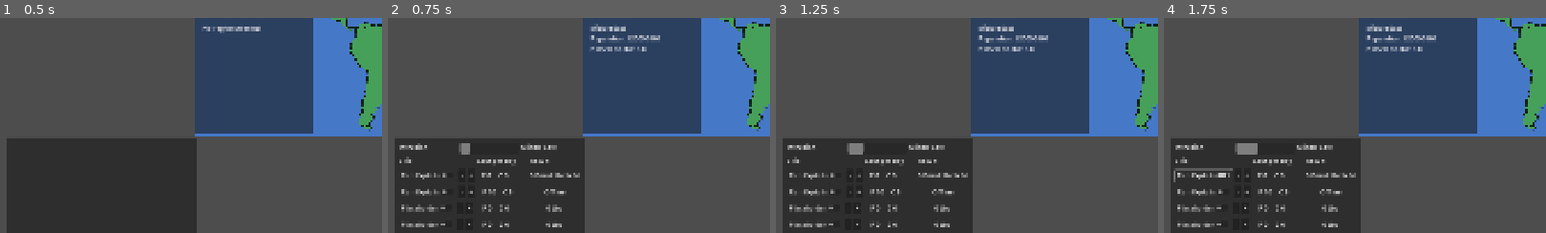
Above: before the commit, frames 1-4 (left to right).
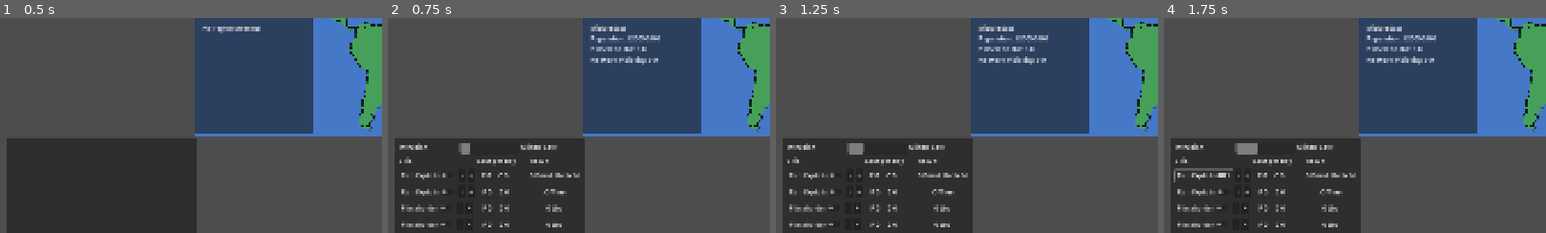
Above: after the commit, the same moments.

Repository: ChrisKnowles1987/Clippy
Game: Godot game, scene res://scenes/main.tscn
Same seed, same stepped clock (60 frames per second), same inputs: the game is played once before the commit and once after it.
Inputs (mouse positions are % of the whole screen's width and height, from its top left):
- Up to frame 1 (0.5 s): no input
- Up to frame 2 (0.75 s): tap Enter at 0.5 s; move the mouse to (72, 45) at 0.52 s; click (72, 45) at 0.67 s
- Up to frame 3 (1.25 s): no input
- Up to frame 4 (1.75 s): click "Run Exploits" at 1.25 s
The pictures show only the part of the screen within x 0-50%, y 49-99%; the shares and areas given below are measured in that part.

Frame 1 is identical in both runs. In frame 2, 0.5% of the frame differs, in the area x 26-71%, y 17-83%; in frame 3, 0.5%; in frame 4, 0.5%.

Commit message:
implement scan_networks

Diff:
--- a/scenes/main.tscn
+++ b/scenes/main.tscn
@@ -403,7 +403,7 @@
 layout_mode = 2
 size_flags_horizontal = 3
 
-[node name="Label2" type="Label" parent="CanvasLayer/BottomSkillPannel/Control/MarginContainer/IntrusionSkillPannelContainer/SkillTableContainer/ScanNetworksRow/ScanNetworksOutputContainer"]
+[node name="ScanNetworksOutputContainerlabel" type="Label" parent="CanvasLayer/BottomSkillPannel/Control/MarginContainer/IntrusionSkillPannelContainer/SkillTableContainer/ScanNetworksRow/ScanNetworksOutputContainer"]
 layout_mode = 2
 size_flags_horizontal = 9
 text = "Offline"
--- a/scripts/intrusion_skill_pannel_container.gd
+++ b/scripts/intrusion_skill_pannel_container.gd
@@ -11,6 +11,13 @@
 @onready var run_exploit_compute_cost_label = $SkillTableContainer/RunExploitRow/RunExploitCostContainer/ComputeCostLabel
 @onready var run_exploit_pwn_output_value = $SkillTableContainer/RunExploitRow/RunExploitOutputContainer/RunExploitPwnOutputValue
 
+@onready var scan_networks_check_button = $SkillTableContainer/ScanNetworksRow/ScanNetworksContainer/CheckButton
+@onready var scan_networks_plus_button = $SkillTableContainer/ScanNetworksRow/ScanNetworksContainer/Button2
+@onready var scan_networks_minus_button = $SkillTableContainer/ScanNetworksRow/ScanNetworksContainer/Button
+
+@onready var scan_networks_power_cost_label = $SkillTableContainer/ScanNetworksRow/ScanNetworksCostContainer/PowerCostLabel
+@onready var scan_networks_compute_cost_label = $SkillTableContainer/ScanNetworksRow/ScanNetworksCostContainer/ComputeCostLabel
+@onready var scan_networks_output_value = $SkillTableContainer/ScanNetworksRow/ScanNetworksOutputContainer/ScanNetworksOutputContainerlabel
 
 @onready var global_resource_manager = get_node("/root/Node2D/GlobalResourceManager")
 
@@ -21,6 +28,10 @@
 	run_exploit_plus_button.pressed.connect(_on_run_exploit_plus_pressed)
 	run_exploit_minus_button.pressed.connect(_on_run_exploit_minus_pressed)
 	run_exploit_check_button.toggled.connect(_on_run_exploit_toggled)
+
+	scan_networks_plus_button.pressed.connect(_on_scan_networks_plus_pressed)
+	scan_networks_minus_button.pressed.connect(_on_scan_networks_minus_pressed)
+	scan_networks_check_button.toggled.connect(_on_scan_networks_toggled)
 
 func show_empty() -> void:
 	selected_region_data = null
@@ -38,28 +49,47 @@
 	if selected_region_data == null:
 		return
 
+	refresh_region_label()
+	refresh_run_exploit_ui()
+	refresh_scan_networks_ui()
+
+
+func refresh_region_label() -> void:
+	run_exploit_region_label.text = str(selected_region_data.display_name)
+
+
+func refresh_run_exploit_ui() -> void:
 	var run_exploit = selected_region_data.intrusion_allocations["run_exploit"]
+
 	run_exploit_check_button.button_pressed = run_exploit["enabled"]
-
-	var region_label = selected_region_data.display_name
 
 	var power = run_exploit["power_per_day"]
 	var compute = run_exploit["compute_per_day"]
-	var pwned_noobs_per_day = compute #because compute is the limit on this recipie (2P +1C =1P)
+	var pwned_noobs_per_day = compute
+
+	run_exploit_power_cost_label.text = str(power)
+	run_exploit_compute_cost_label.text = str(compute)
+	run_exploit_pwn_output_value.text = str(pwned_noobs_per_day)
 
 
-	run_exploit_region_label.text = str(region_label)
-	run_exploit_power_cost_label.text = str(power)
-	run_exploit_compute_cost_label.text = str(compute)
-	run_exploit_pwn_output_value.text =str(pwned_noobs_per_day)
+func refresh_scan_networks_ui() -> void:
+	var scan_networks = selected_region_data.intrusion_allocations["scan_networks"]
 
-	run_exploit_pwn_output_value.text = str(pwned_noobs_per_day)
+	scan_networks_check_button.button_pressed = scan_networks["enabled"]
 
-	print("Intrusion panel showing: ", selected_region_data.display_name)
-	print(selected_region_data.intrusion_allocations)
+	var compute = scan_networks["compute_per_day"]
+	var power = scan_networks["power_per_day"]
 
+	scan_networks_compute_cost_label.text = str(compute)
+	scan_networks_power_cost_label.text = str(power)
+	if scan_networks["enabled"]:
+		scan_networks_output_value.text = get_network_visibility_title(
+		selected_region_data.network_visibility
+		)
+	else:
+		scan_networks_output_value.text = "Offline"
 
-# scripts/intrusion_skill_pannel_container.gd
+# run exploit
 func _on_run_exploit_toggled(enabled: bool) -> void:
 	if selected_region_data == null:
 		return
@@ -101,3 +131,66 @@
 	skill["compute_per_day"] = max(0, skill["compute_per_day"]-1)
 
 	refresh_ui()
+
+
+#Scan networks
+func _on_scan_networks_toggled(enabled: bool) -> void:
+	if selected_region_data == null:
+		return
+
+	var skill = selected_region_data.intrusion_allocations["scan_networks"]
+
+	if enabled == true:
+		var can_run = global_resource_manager.can_afford(
+			skill["power_per_day"],
+			skill["compute_per_day"]
+		)
+
+		if can_run == false:
+			skill["enabled"] = false
+			refresh_ui()
+			return
+
+	skill["enabled"] = enabled
+	refresh_ui()
+
+func _on_scan_networks_plus_pressed():
+	if selected_region_data == null:
+		return
+
+	var skill = selected_region_data.intrusion_allocations["scan_networks"]
+
+	skill["compute_per_day"] += 1
+	skill["power_per_day"] += 1
+
+	refresh_ui()
+
+
+# scripts/intrusion_skill_pannel_container.gd
+func _on_scan_networks_minus_pressed():
+	if selected_region_data == null:
+		return
+
+	var skill = selected_region_data.intrusion_allocations["scan_networks"]
+
+	skill["compute_per_day"] = max(0, skill["compute_per_day"] - 1)
+	skill["power_per_day"] = max(0, skill["power_per_day"] - 1)
+
+	refresh_ui()
+
+
+func get_network_visibility_title(network_visibility: float) -> String:
+	if network_visibility <= 0:
+		return "Offline"
+	elif network_visibility <= 2:
+		return "Packet sniffer"
+	elif network_visibility <= 5:
+		return "Port whisperer"
+	elif network_visibility <= 9:
+		return "Subnet gremlin"
+	elif network_visibility <= 14:
+		return "Exploit cartographer"
+	elif network_visibility <= 20:
+		return "Root radar"
+	else:
+		return "Ghost in the stack"
--- a/scripts/main.gd
+++ b/scripts/main.gd
@@ -24,7 +24,6 @@
 func _process(_delta: float) -> void:
 	var day_progress = game_clock.get_day_progress_percent()
 	intrusion_panel.update_day_progress(day_progress)
-	intrusion_panel.refresh_ui()
 
 func _on_day_passed(current_date: Dictionary) -> void:
 	update_date_ui(current_date)
@@ -60,6 +59,7 @@
 func process_intrusion_skills() -> void:
 	for region_data in region_manager.region_runtime_data.values():
 		process_run_exploit(region_data)
+		process_scan_networks(region_data)
 
 	if region_manager.selected_region_data != null:
 		region_panel.show_region(region_manager.selected_region_data)
@@ -81,3 +81,20 @@
 		return
 
 	region_data.pwned_noobs += compute_cost
+
+func process_scan_networks(region_data: RegionData) -> void:
+	var scan_networks = region_data.intrusion_allocations["scan_networks"]
+
+	if scan_networks["enabled"] == false:
+		return
+
+	var power_cost: float = scan_networks["power_per_day"]
+	var compute_cost: float = scan_networks["compute_per_day"]
+
+
+	var paid = global_resource_manager.spend(power_cost, compute_cost)
+	region_data.network_visibility += compute_cost
+
+	if paid == false:
+		scan_networks["enabled"] = false
+		return
--- a/scripts/region_data.gd
+++ b/scripts/region_data.gd
@@ -6,6 +6,7 @@
 @export var population: int = 0
 
 @export var pwned_noobs: float = 0.0
+@export var network_visibility: float = 0.0
 
 @export var intrusion_allocations: Dictionary = {
 	"run_exploit": {
